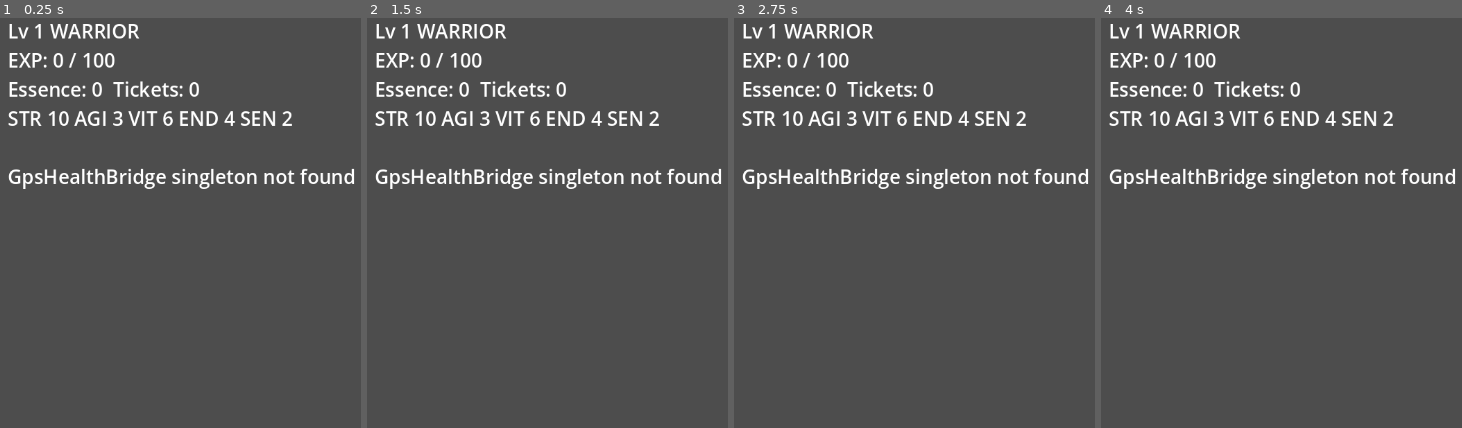
Above: before the commit, frames 1-4 (left to right).
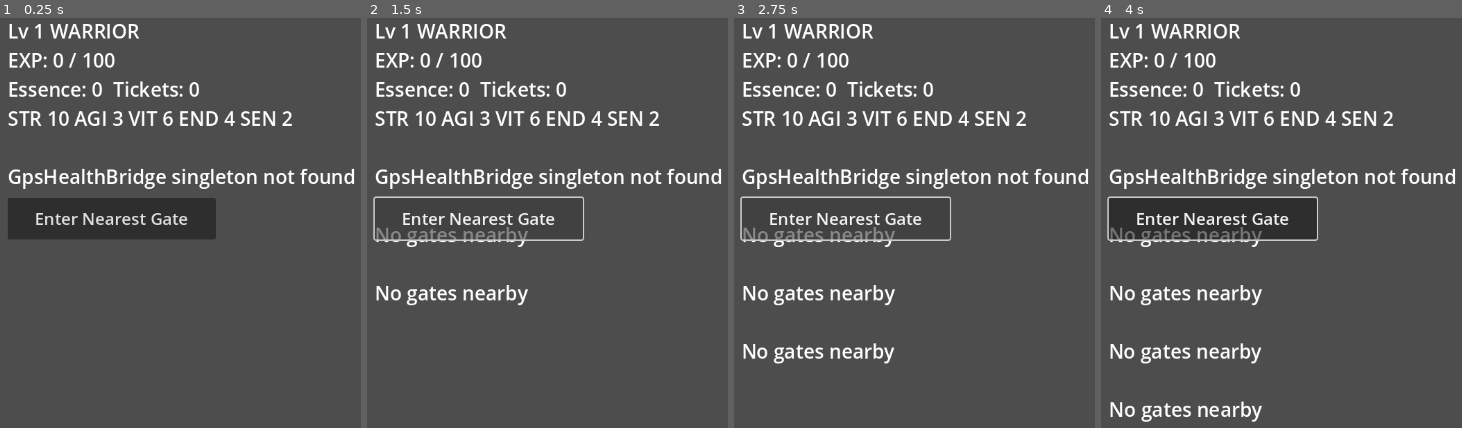
Above: after the commit, the same moments.

Repository: Luke-AI-Developments/HollowHunter
Game: Godot game, scene res://scenes/main.tscn
The game is run twice, just before and just after one commit, with the same random seed, the same clock (stepped at 60 frames per second) and the same inputs.
Inputs (mouse positions are in pixels of both pictures, inside the frame that each line leads up to):
- Up to frame 1 (0.25 s): no input
- Up to frame 2 (1.5 s): click (478, 218) at 0.5 s, where only the run after the commit has a clickable "Enter Nearest Gate"; click (478, 218) at 1.25 s, where only the run after the commit has a clickable "Enter Nearest Gate"
- Up to frame 3 (2.75 s): click (845, 218) at 2 s, where only the run after the commit has a clickable "Enter Nearest Gate"
- Up to frame 4 (4 s): tap Enter at 2.75 s; move the mouse to (outside the picture) at 2.77 s; hold Shift 2.78-3.5 s; click (outside the picture) at 2.92 s; tap Space at 3.5 s; drag from (1321, 235) to (1440, 305) at 3.52 s

The runs differ from the first frame. In frame 1, 5.6% of the frame differs, in the area x 2-60%, y 43-54%; in frame 2, 2.4%; in frame 3, 3.1%; in frame 4, 8.4%, in the area x 1-61%, y 43-99%.

Commit message:
Phase 1 step 5: gate encounter -- clash, CLAIM, gain a shadow
- core/gate_encounter.gd: 3-round clash + boss CLAIM, composed entirely
  from GameLogic's existing primitives (resolve_clear, attempt_claim), no
  new formulas invented. Two design calls neither the user's spec nor
  game_logic.gd pinned down, documented in the file:
    - '3-round' = 3 independent resolve_clear() rolls, cleared on
      best-of-3 (>=2 wins) -- adds real tension without new math.
    - target power = the gate's real monster base_power (from content),
      not a fabricated rank-power table -- game_logic.gd's own
      gate_power() computes the HUNTER's attacking power, not an enemy
      difficulty value, and the design bible's rank-power midpoints
      (E~150, D~400...) aren't in the source-of-truth code anywhere.
- core/hunter_state.gd: added army (Array of {instance_id, monster_id,
  grade, level}) + claim_shadow(). Class isn't stored per-shadow, looked
  up from monster_id via Content when needed (matches the design bible's
  ShadowInstance -- don't duplicate content data into save state).
- scenes/main.gd + map_view.gd: 'Enter Nearest Gate' button resolves the
  closest spawned gate, removes it from the map, shows the result, saves.
  Squad isn't picked yet (step 6), so gate_power's army term is 0 for now.
- 53/53 tests passing. Confirmed on-device (button tap driven via adb --
  no way to physically tap the screen myself): watched all three real
  outcomes across several attempts -- a clean loss, a clear with a missed
  claim, and a full clear+CLAIM with the shadow persisting to save.json
  exactly as expected. Minor cosmetic-only issue noted, not fixed (out of
  placeholder-art scope): the result text can visually overlap the button
  when it wraps to multiple lines.

Co-Authored-By: Claude Sonnet 5 <noreply@anthropic.com>

Diff:
--- /dev/null
+++ b/core/gate_encounter.gd
@@ -0,0 +1,46 @@
+class_name GateEncounter
+## Phase 1 step 5: the gate fight itself. Pure -- composes GameLogic's
+## existing primitives (resolve_clear, attempt_claim), doesn't invent new
+## formulas. Optional RNG param for deterministic tests.
+##
+## Design call, since neither the user's spec nor game_logic.gd pin down
+## exactly what "3-round auto clash" resolves to: three independent
+## resolve_clear() rolls against the same power values, cleared on a
+## best-of-3 (>=2 wins). Adds real round-to-round tension without
+## fabricating any new math beyond sequencing the given formula.
+##
+## Target power: game_logic.gd's own gate_power() computes the HUNTER's
+## attacking power, not an enemy difficulty value -- the design bible's
+## rank-power table (E~150, D~400...) isn't in the source of truth code
+## anywhere. Using each gate's real monster base_power as the target
+## instead of inventing a parallel table.
+
+const ROUNDS := 3
+const ROUNDS_NEEDED_TO_CLEAR := 2
+
+
+static func resolve_rounds(
+	total_power: float, target_power: float, rng: RandomNumberGenerator = null
+) -> Dictionary:
+	var round_results := []
+	var wins := 0
+	for i in ROUNDS:
+		var won := GameLogic.resolve_clear(total_power, target_power, rng)
+		round_results.append(won)
+		if won:
+			wins += 1
+	return {"cleared": wins >= ROUNDS_NEEDED_TO_CLEAR, "rounds": round_results, "wins": wins}
+
+
+## The full encounter: clash, then (only if cleared) the boss CLAIM
+## (GameLogic.attempt_claim already does its own 3 tries internally).
+static func run(
+	total_power: float, gate: Dictionary, hunter_level: int, rng: RandomNumberGenerator = null
+) -> Dictionary:
+	var clash := resolve_rounds(total_power, gate.get("monster_base_power", 0), rng)
+	var claimed := false
+	if clash["cleared"]:
+		claimed = GameLogic.attempt_claim(
+			gate.get("monster_extract_chance", 0.0), hunter_level, rng
+		)
+	return {"cleared": clash["cleared"], "rounds": clash["rounds"], "claimed": claimed}
--- a/core/gate_spawner.gd
+++ b/core/gate_spawner.gd
@@ -41,19 +41,16 @@
 		if candidates.is_empty():
 			continue
 		var monster: Dictionary = candidates[_rand_index(candidates.size(), rng)]
-		(
-			gates
-			. append(
-				{
-					"rank": rank,
-					"lat": center_lat + _rand_offset(rng),
-					"lon": center_lon + _rand_offset(rng),
-					"monster_id": monster.get("id", ""),
-					"monster_name": monster.get("name", ""),
-					"monster_base_power": monster.get("base_power", 0),
-				}
-			)
-		)
+		var gate := {
+			"rank": rank,
+			"lat": center_lat + _rand_offset(rng),
+			"lon": center_lon + _rand_offset(rng),
+			"monster_id": monster.get("id", ""),
+			"monster_name": monster.get("name", ""),
+			"monster_base_power": monster.get("base_power", 0),
+			"monster_extract_chance": monster.get("extract_chance", 0.0),
+		}
+		gates.append(gate)
 	return gates
 
 
--- a/core/hunter_state.gd
+++ b/core/hunter_state.gd
@@ -9,6 +9,9 @@
 var subclass: String  ## WARRIOR / GUARDIAN / ASSASSIN / MAGE / SUPPORT
 var essence: int
 var gate_tickets: int
+var army: Array  ## Array[Dictionary]: {instance_id, monster_id, grade, level}. Class isn't
+## stored per-shadow -- look it up from monster_id via Content when needed, same as the
+## design bible's ShadowInstance (don't duplicate content data into save state).
 
 
 static func new_default(hunter_subclass: String = "WARRIOR") -> HunterState:
@@ -19,7 +22,22 @@
 	s.subclass = hunter_subclass
 	s.essence = 0
 	s.gate_tickets = 0
+	s.army = []
 	return s
+
+
+## Adds a level-1 shadow of the given monster/grade to the army. Pure --
+## instance_id is just index-based (no wall-clock/UUID dependency, keeps
+## this deterministic and testable).
+func claim_shadow(monster_id: String, grade: String) -> Dictionary:
+	var shadow := {
+		"instance_id": "shadow_%d" % army.size(),
+		"monster_id": monster_id,
+		"grade": grade,
+		"level": 1,
+	}
+	army.append(shadow)
+	return shadow
 
 
 ## Stats derived from level x subclass (§16), via GameLogic -- this is the
@@ -51,6 +69,7 @@
 		"subclass": subclass,
 		"essence": essence,
 		"gate_tickets": gate_tickets,
+		"army": army,
 	}
 
 
@@ -62,4 +81,5 @@
 	s.subclass = String(d.get("subclass", "WARRIOR"))
 	s.essence = int(d.get("essence", 0))
 	s.gate_tickets = int(d.get("gate_tickets", 0))
+	s.army = d.get("army", [])
 	return s
--- a/scenes/main.gd
+++ b/scenes/main.gd
@@ -1,13 +1,15 @@
 extends Node2D
 
-## Phase 1 steps 3-4: real daily EXP from Health Connect -> level up, and a
-## simple map (live GPS position + placeholder gates), replacing the
-## native-plugin-spike test harness (checkpoints 2-4) with actual game
-## wiring. Subclass is hardcoded to WARRIOR for now -- no picker UI yet
-## (not part of the minimum lovable loop). Simplification: applies today's
-## totals every launch with no "already counted today" guard, so relaunching
-## same-day double-counts EXP -- fine for this phase, flagged rather than
-## silently shipped.
+## Phase 1 steps 3-5: real daily EXP from Health Connect -> level up, a
+## simple map (live GPS position + placeholder gates), and gate encounters
+## (3-round clash -> boss CLAIM -> shadow), replacing the native-plugin-spike
+## test harness (checkpoints 2-4) with actual game wiring. Subclass is
+## hardcoded to WARRIOR for now -- no picker UI yet (not part of the
+## minimum lovable loop). Simplification: applies today's totals every
+## launch with no "already counted today" guard, so relaunching same-day
+## double-counts EXP -- fine for this phase, flagged rather than silently
+## shipped. Squad isn't picked yet (step 6), so gate_power's army term is
+## always 0 for now -- gates are a pure test of your level/gear.
 
 var bridge: Object
 var state: HunterState
@@ -16,12 +18,14 @@
 var _health_applied := false
 
 @onready var label: Label = $Label
-@onready var map_view: Node2D = $MapView
+@onready var map_view: MapView = $MapView
+@onready var enter_gate_button: Button = $EnterGateButton
 
 
 func _ready() -> void:
 	state = SaveService.load_or_create("WARRIOR")
 	_refresh_label()
+	enter_gate_button.pressed.connect(_on_enter_gate_pressed)
 
 	if not Engine.has_singleton("GpsHealthBridge"):
 		label.text += "\n\nGpsHealthBridge singleton not found"
@@ -98,6 +102,41 @@
 	)
 
 
+func _on_enter_gate_pressed() -> void:
+	var idx := map_view.get_nearest_gate_index()
+	if idx < 0:
+		label.text += "\n\nNo gates nearby"
+		return
+	var gate := map_view.get_gate(idx)
+
+	var personal := GameLogic.personal_power(state.stats(), state.level, 0)
+	var total_power := GameLogic.gate_power(personal, 0)  # no squad yet -- step 6
+	var rng := RandomNumberGenerator.new()
+	rng.randomize()
+	var result := GateEncounter.run(total_power, gate, state.level, rng)
+	map_view.remove_gate(idx)
+
+	var msg := (
+		"\n\n%s gate (%s): %s"
+		% [gate["rank"], gate["monster_name"], "CLEARED" if result["cleared"] else "LOST"]
+	)
+	if result["cleared"] and result["claimed"]:
+		state.claim_shadow(gate["monster_id"], gate["rank"])
+		msg += "\nCLAIMED! %s joins your army." % gate["monster_name"]
+	elif result["cleared"]:
+		msg += "\nBoss escaped (claim failed)."
+
+	SaveService.save(state)
+	_refresh_label()
+	label.text += msg
+	print(
+		(
+			"PHASE1_GATE: rank=%s rounds=%s cleared=%s claimed=%s"
+			% [gate["rank"], result["rounds"], result["cleared"], result["claimed"]]
+		)
+	)
+
+
 func _refresh_label() -> void:
 	var stats := state.stats()
 	label.text = (
--- a/scenes/main.tscn
+++ b/scenes/main.tscn
@@ -17,3 +17,11 @@
 [node name="MapView" type="Node2D" parent="."]
 position = Vector2(1700, 540)
 script = ExtResource("2")
+
+[node name="EnterGateButton" type="Button" parent="."]
+offset_left = 40.0
+offset_top = 300.0
+offset_right = 340.0
+offset_bottom = 360.0
+theme_override_font_sizes/font_size = 24
+text = "Enter Nearest Gate"
--- a/scenes/map_view.gd
+++ b/scenes/map_view.gd
@@ -1,3 +1,4 @@
+class_name MapView
 extends Node2D
 
 ## Phase 1 step 4: simple placeholder map. Live GPS position (player, drawn
@@ -39,6 +40,35 @@
 	queue_redraw()
 
 
+func get_nearest_gate_index() -> int:
+	if _gates.is_empty():
+		return -1
+	var best_idx := 0
+	var best_dist_sq := INF
+	for i in _gates.size():
+		var g: Dictionary = _gates[i]
+		var dlat: float = g["lat"] - _center_lat
+		var dlon: float = g["lon"] - _center_lon
+		var dist_sq := dlat * dlat + dlon * dlon
+		if dist_sq < best_dist_sq:
+			best_dist_sq = dist_sq
+			best_idx = i
+	return best_idx
+
+
+func get_gate(index: int) -> Dictionary:
+	if index < 0 or index >= _gates.size():
+		return {}
+	return _gates[index]
+
+
+func remove_gate(index: int) -> void:
+	if index < 0 or index >= _gates.size():
+		return
+	_gates.remove_at(index)
+	queue_redraw()
+
+
 func _draw() -> void:
 	if not _has_fix:
 		draw_string(
--- /dev/null
+++ b/tests/unit/test_gate_encounter.gd
@@ -0,0 +1,47 @@
+extends GutTest
+## GateEncounter: 3-round clash resolution and the full run() (clash then
+## CLAIM). Extreme power ratios make outcomes deterministic regardless of
+## RNG stream, except the one genuinely-probabilistic claim test.
+
+
+func test_resolve_rounds_all_win_when_power_dominates() -> void:
+	var rng := RandomNumberGenerator.new()
+	rng.seed = 1
+	var result := GateEncounter.resolve_rounds(1000000.0, 1.0, rng)
+	assert_true(result["cleared"])
+	assert_eq(result["wins"], 3)
+	assert_eq(result["rounds"], [true, true, true])
+
+
+func test_resolve_rounds_all_lose_when_power_is_negligible() -> void:
+	var rng := RandomNumberGenerator.new()
+	rng.seed = 1
+	var result := GateEncounter.resolve_rounds(1.0, 1000000.0, rng)
+	assert_false(result["cleared"])
+	assert_eq(result["wins"], 0)
+	assert_eq(result["rounds"], [false, false, false])
+
+
+func test_run_does_not_attempt_claim_when_not_cleared() -> void:
+	var rng := RandomNumberGenerator.new()
+	rng.seed = 1
+	var gate := {"monster_base_power": 1000000, "monster_extract_chance": 0.9}
+	var result := GateEncounter.run(1.0, gate, 50, rng)
+	assert_false(result["cleared"])
+	assert_false(result["claimed"])
+
+
+func test_run_can_successfully_claim_when_power_dominates() -> void:
+	# claim chance is capped at 90%/try over 3 tries (~99.9% overall) --
+	# not literally guaranteed, so try a small spread of seeds.
+	var claimed_at_least_once := false
+	for seed in range(10):
+		var rng := RandomNumberGenerator.new()
+		rng.seed = seed
+		var gate := {"monster_base_power": 1, "monster_extract_chance": 1.0}
+		var result := GateEncounter.run(1000000.0, gate, 100, rng)
+		assert_true(result["cleared"])
+		if result["claimed"]:
+			claimed_at_least_once = true
+			break
+	assert_true(claimed_at_least_once)
--- a/tests/unit/test_hunter_state.gd
+++ b/tests/unit/test_hunter_state.gd
@@ -70,3 +70,33 @@
 	var restored := HunterState.from_dict({})
 	assert_eq(restored.level, 1)
 	assert_eq(restored.subclass, "WARRIOR")
+
+
+func test_new_default_army_is_empty() -> void:
+	var s := HunterState.new_default("WARRIOR")
+	assert_eq(s.army, [])
+
+
+func test_claim_shadow_adds_a_level_1_shadow() -> void:
+	var s := HunterState.new_default("WARRIOR")
+	var shadow := s.claim_shadow("mon_ashen_warden", "C")
+	assert_eq(s.army.size(), 1)
+	assert_eq(shadow["monster_id"], "mon_ashen_warden")
+	assert_eq(shadow["grade"], "C")
+	assert_eq(shadow["level"], 1)
+
+
+func test_claim_shadow_ids_are_unique() -> void:
+	var s := HunterState.new_default("WARRIOR")
+	var a := s.claim_shadow("mon_grubmaw", "E")
+	var b := s.claim_shadow("mon_grubmaw", "E")
+	assert_ne(a["instance_id"], b["instance_id"])
+
+
+func test_army_round_trips_through_dict() -> void:
+	var s := HunterState.new_default("WARRIOR")
+	s.claim_shadow("mon_ashen_warden", "C")
+	s.claim_shadow("mon_grubmaw", "E")
+	var restored := HunterState.from_dict(s.to_dict())
+	assert_eq(restored.army.size(), 2)
+	assert_eq(restored.army[0]["monster_id"], "mon_ashen_warden")
Not shown, added: core/gate_encounter.gd.uid
Not shown, added: tests/unit/test_gate_encounter.gd.uid
